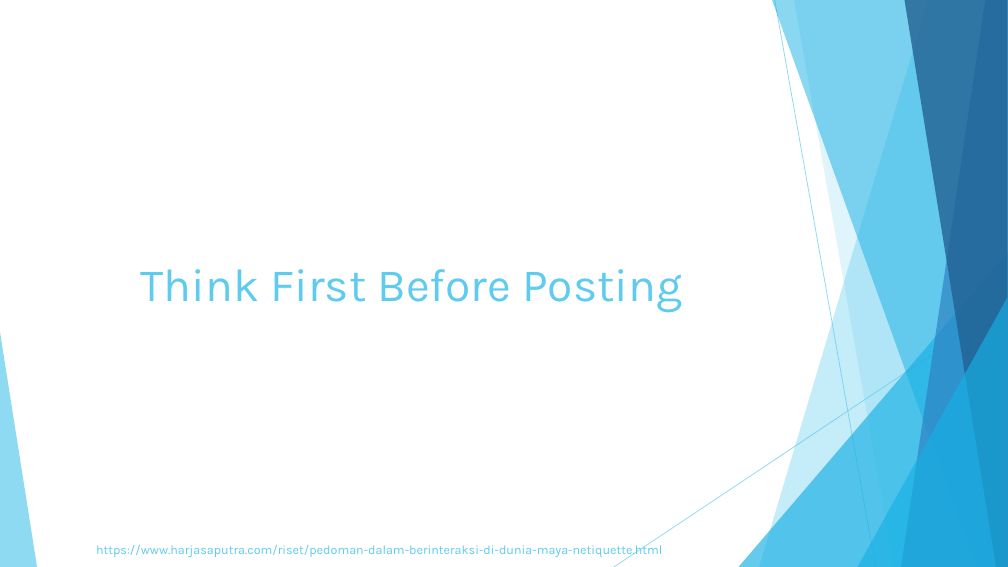
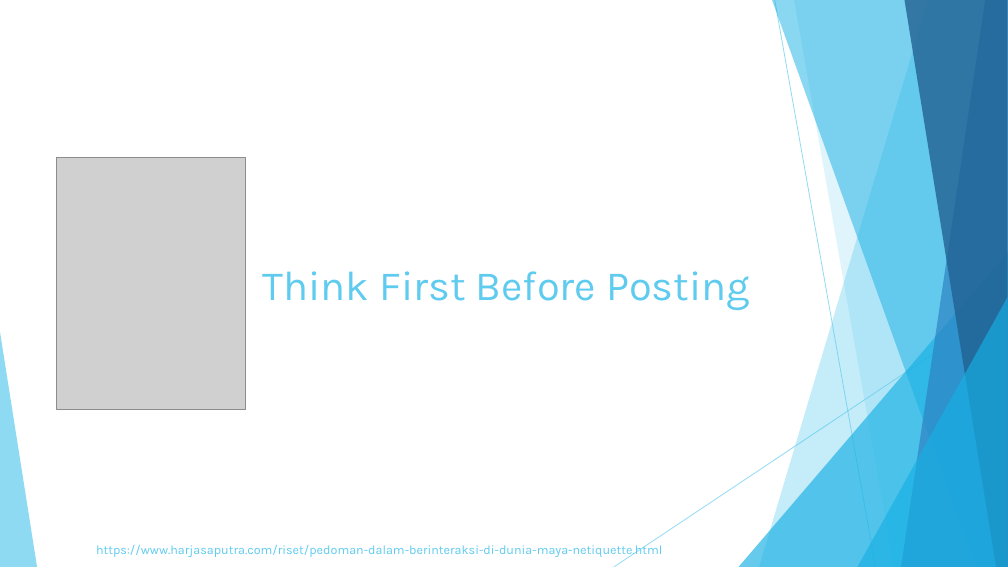
Before and after one commit to itsproinc/Global-Game-Jam, a slide deck: slide 2 of PengIF/Six Tickets to Netiquette.pptx. Drawn at 1008x567 pixels with LibreOffice and Linux fonts; fonts in the diff are those of the drawing; grey boxes stand for pictures. Boxes give left, top, right and bottom in pixels: in the first picture for what was removed or moved away, otherwise in the second. Text is boxed around its words. In the diff, an @@ line names an element or a change of style, - is before the commit and + after.

```diff
--- a/PengIF/Six Tickets to Netiquette.pptx
+++ b/PengIF/Six Tickets to Netiquette.pptx
@@ picture added at [57,157,246,409] @@
@@ title "Think First Before Posting": place and size @@
-title "Think First Before Posting" at [141,269,682,312]
+title "Think First Before Posting" at [263,271,750,310]
@@ title "Think First Before Posting" at [263,271,750,310]: size 44 to 39.6 pt @@
```
Also in this commit, not shown: 6 other slides changed, 2 slides added, 1 other file.
